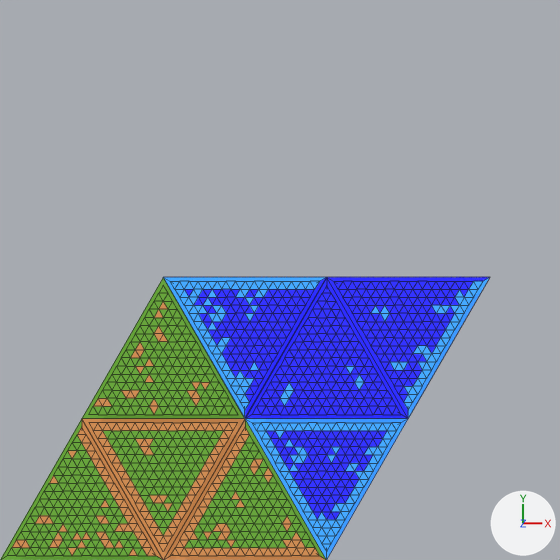
The Blender file Assets/TileMap/triangles/TriangleTilesRenderer.blend, before and after one commit.
The view is the same before and after, from the file's camera 'Camera'. The axes (+X, +Y, +Z) are drawn at lower right. The lights are the same throughout. Mesh edges are drawn as thin lines.

Script lines for the objects in view, before the commit:
```python
ob_ground_oneborder = bpy.data.objects.new('ground_oneBorder', me_plane)
ob_ground_oneborder.location = (0.0, 0.0, 0.0)
ob_water_allborder = bpy.data.objects.new('water_allBorder', me_plane_005)
ob_water_allborder.location = (26.2, 15.2, 0.0)
ob_water_allborder.rotation_euler = (0.0, 0.0, -1.047)  # degrees (0, 0, -60)
ob_water_noborder = bpy.data.objects.new('water_noBorder', me_plane_007)
ob_water_noborder.location = (26.2, 15.2, 0.0)
ob_water_oneborder = bpy.data.objects.new('water_oneBorder', me_plane_008)
ob_water_oneborder.location = (35.0, 30.3, 0.0)
ob_water_oneborder.rotation_euler = (0.0, 0.0, -1.047)  # degrees (0, 0, -60)
ob_water_twoborder = bpy.data.objects.new('water_twoBorder', me_plane_006)
ob_water_twoborder.location = (17.5, 30.3, 0.0)
ob_water_twoborder.rotation_euler = (0.0, 0.0, -1.047)  # degrees (0, 0, -60)
# also in view: 'ground_twoBorder' at (26.2, 7.6, 0.5); 'ground_noBorder' at (17.5, 22.7, 0.5); 'ground_allBorder' at (17.5, 7.6, 0.5)
```
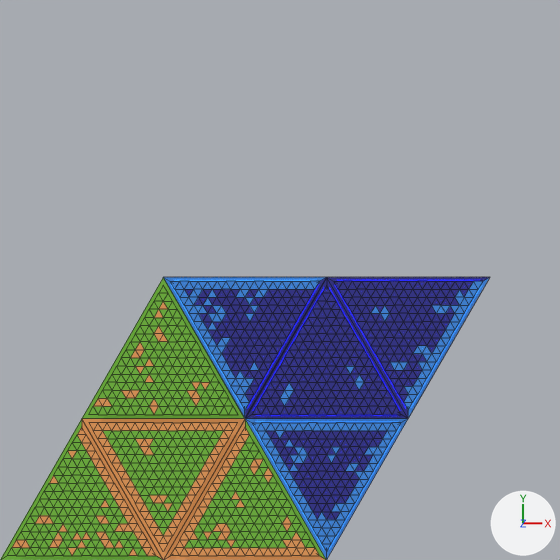
Edits to the bpy script that builds the scene:
```text
Change mat_water_border_highlight:
    where n3 = _N.new('ShaderNodeWireframe'); n3.name = 'Wireframe'
    add n3.use_pixel_size = True
    n3.inputs[0].default_value: 0.0 -> 5.0  # 'Size'
Change mat_water_base:
    where n3 = _N.new('ShaderNodeWireframe'); n3.name = 'Wireframe'
    add n3.use_pixel_size = True
    n3.inputs[0].default_value: 0.0 -> 5.0  # 'Size'
```

Changed parts and their boxes (x1, y1, x2, y2) in the pictures (560 x 560 px):
'water_noBorder', surface changed
    both: (245, 277, 408, 419)
'water_oneBorder', surface changed
    both: (327, 277, 490, 418)
'water_twoBorder', surface changed
    both: (164, 277, 326, 418)
'water_allBorder', surface changed
    both: (246, 419, 408, 560)
